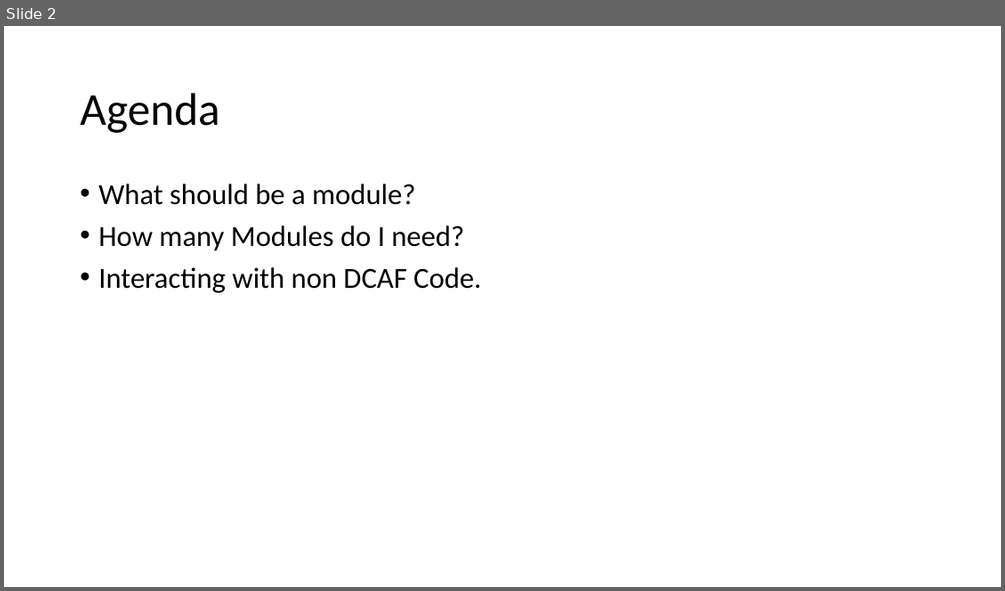
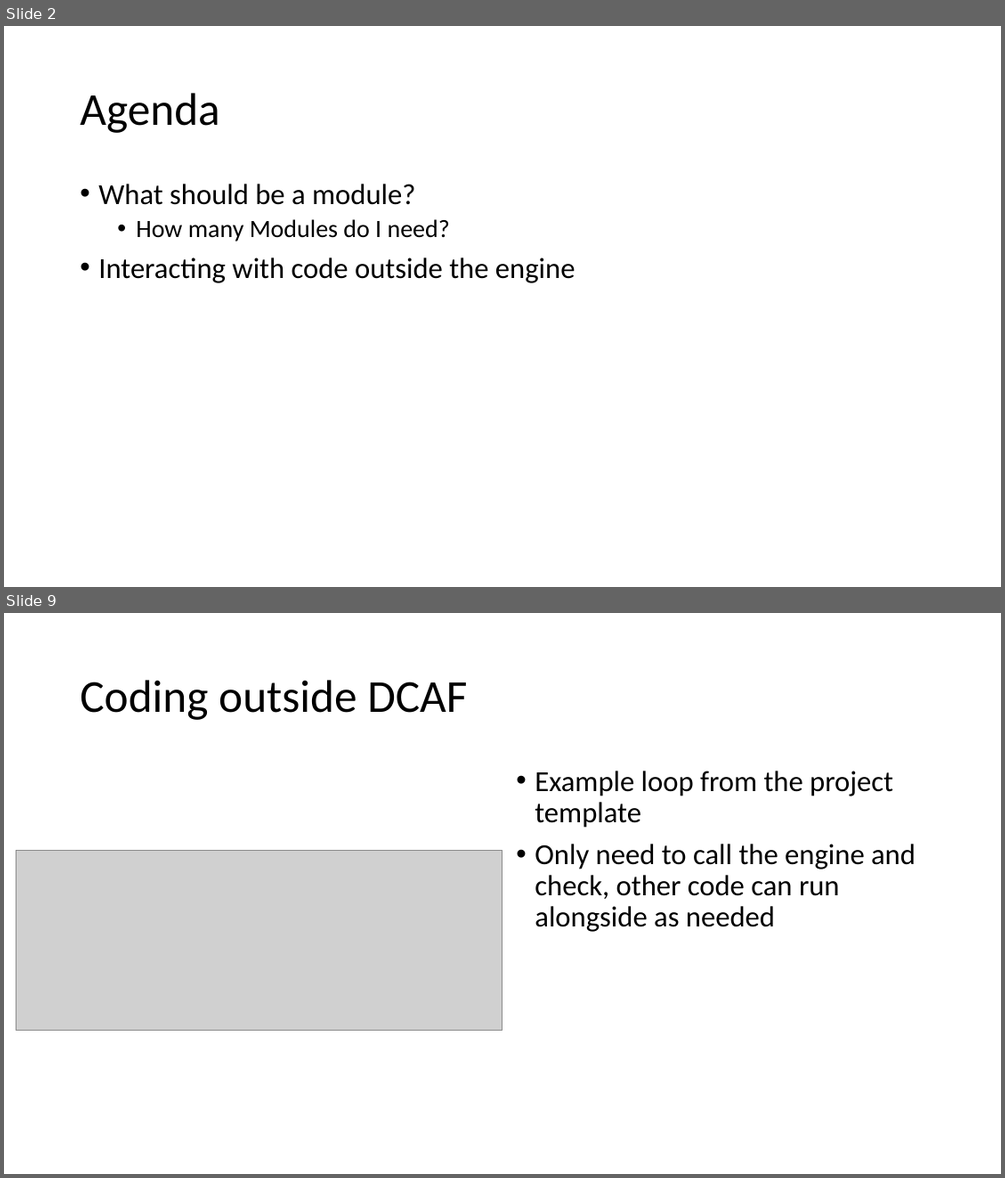
Before and after one commit to LabVIEW-DCAF/Documentation, a slide deck: Trunk/Getting Started Material/DCAF Training/4 Designing an application with DCAF.pptx. Shown one above the other, each under a label of ours: slide 2 before the commit, slides 2 and 9 after it; the slides between them are not shown. The pictures are 1005x591 and 1005x1178 pixels, drawn with LibreOffice and Linux fonts; fonts in the diff are those of the drawing; grey boxes stand for pictures. Boxes give left, top, right and bottom in pixels: in the first picture for what was removed or moved away, otherwise in the second. Text is boxed around its words. In the diff, an @@ line names an element or a change of style, - is before the commit and + after.

```diff
--- a/Trunk/Getting Started Material/DCAF Training/4 Designing an application with DCAF.pptx
+++ b/Trunk/Getting Started Material/DCAF Training/4 Designing an application with DCAF.pptx
@@ slide 9 added at (4, 613, 1001, 1174), background #FFFFFF @@
@@ title added at (80, 680, 467, 720), 44 pt, text #000000 @@
+Coding outside DCAF
@@ text added at (534, 771, 915, 932), 28 pt, text #000000 @@
+• Example loop from the project template
+• Only need to call the engine and check, other code can run alongside as needed
@@ picture added at (16, 850, 502, 1030) @@
@@ slide 2 changed as well @@
@@ text at (136, 219, 450, 241): size 28 to 24 pt in "How many Modules do I need?"; list level 1 to 2 in "How many Modules do I ..." @@
@@ text at (98, 257, 575, 283): text changed @@
-• Interacting with non DCAF Code.
+• Interacting with code outside the engine
```
Also in this commit, not shown: 13 other slides added, 1 slide removed.
